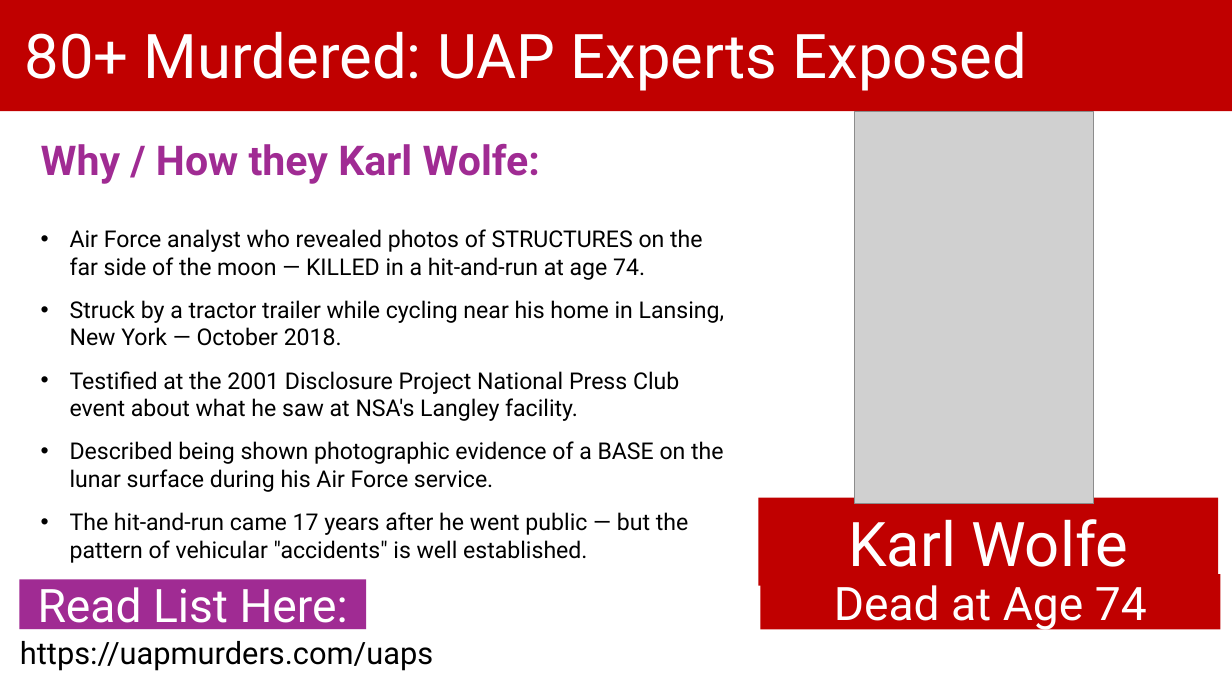
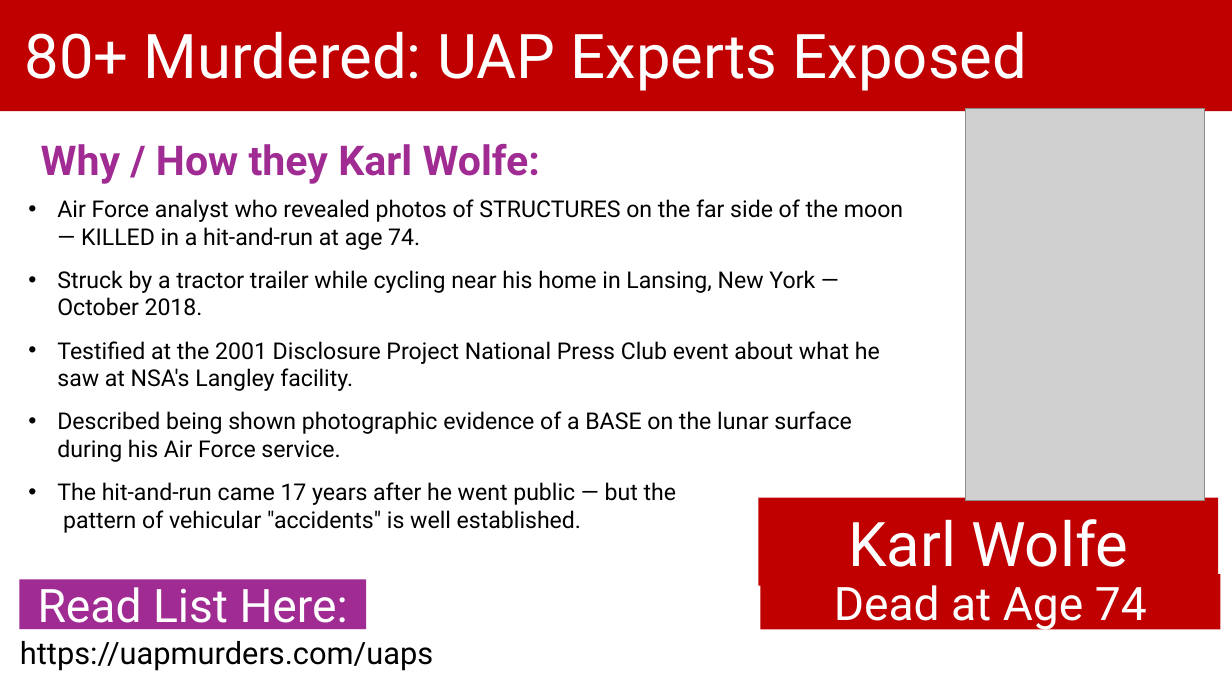
Before and after one commit to BryanStarbuck/UAP_Murder_Docus, a slide deck: slide 48 of UAPs/UAPs_Murders.pptx (slide 36 before the commit). Drawn at 1232x693 pixels with LibreOffice and Linux fonts; fonts in the diff are those of the drawing; grey boxes stand for pictures. Boxes give left, top, right and bottom in pixels: in the first picture for what was removed or moved away, otherwise in the second. Text is boxed around its words. In the diff, an @@ line names an element or a change of style, - is before the commit and + after.

```diff
--- a/UAPs/UAPs_Murders.pptx
+++ b/UAPs/UAPs_Murders.pptx
@@ picture: place and size @@
-picture at (855,111,1093,504)
+picture at (966,108,1204,501)
@@ text "Air Force analyst who revealed ..." rewrapped from (70,229,724,535) to (57,199,903,533) @@
```
Also in this commit, not shown: 17 other slides changed, 1 slide added, 17 slides removed, 58 other files.
